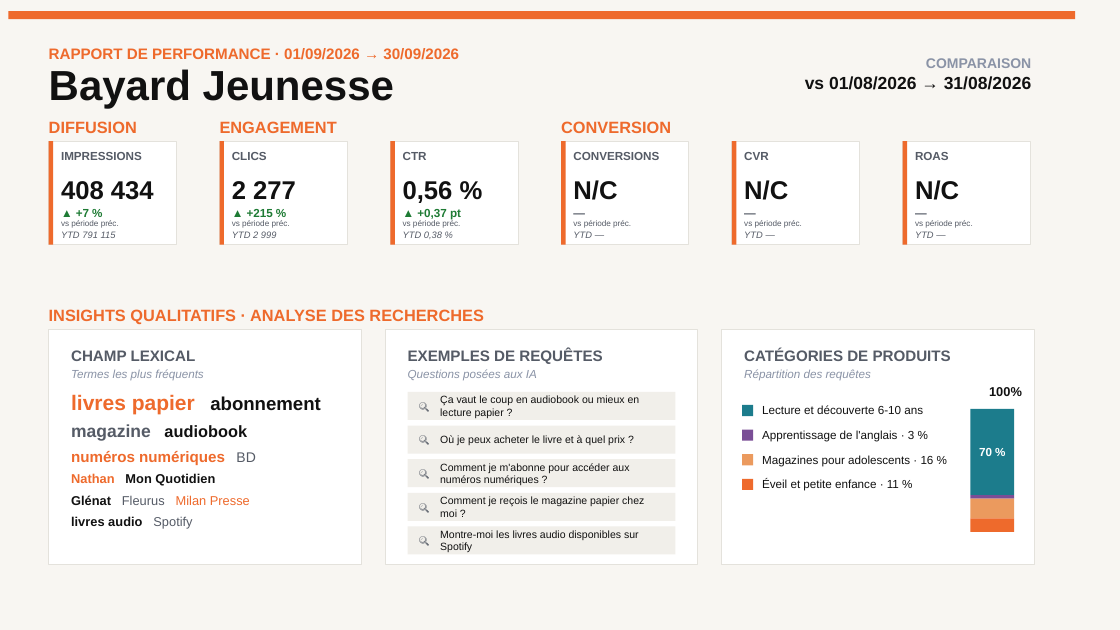
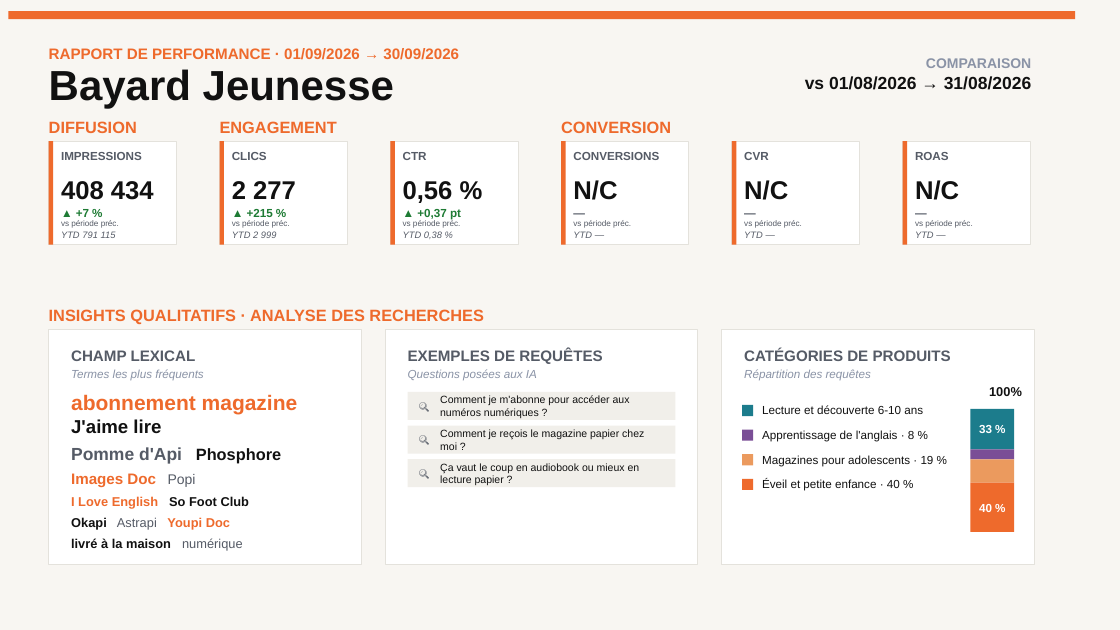
Before and after one commit to stephanemonmarson-creator/Lemrock, a slide deck: slide 7 of rapports/septembre/121026_Customer Success_Septembre 26.pptx. Drawn at 1120x630 pixels with LibreOffice and Linux fonts; fonts in the diff are those of the drawing. Boxes give left, top, right and bottom in pixels: in the first picture for what was removed or moved away, otherwise in the second. Text is boxed around its words. In the diff, an @@ line names an element or a change of style, - is before the commit and + after.

```diff
--- a/rapports/septembre/121026_Customer Success_Septembre 26.pptx
+++ b/rapports/septembre/121026_Customer Success_Septembre 26.pptx
@@ text at (x1=71, y1=394, x2=298, y2=551): text changed @@
-livres papier abonnement
-magazine audiobook
-numéros numériques BD
-Nathan Mon Quotidien
-Glénat Fleurus Milan Presse
-livres audio Spotify
+abonnement magazine J'aime lire
+Pomme d'Api Phosphore
+Images Doc Popi
+I Love English So Foot Club
+Okapi Astrapi Youpi Doc
+livré à la maison numérique
@@ text "Comment je m'abonne pour accéder ..." moved from (x1=440, y1=463, x2=630, y2=485) to (x1=440, y1=395, x2=630, y2=418) @@
@@ rectangle resized from (x1=970, y1=409, x2=1014, y2=496) to (x1=970, y1=409, x2=1014, y2=450) @@
@@ text "Comment je reçois le magazine ..." moved from (x1=440, y1=496, x2=644, y2=517) to (x1=440, y1=429, x2=644, y2=450) @@
@@ text removed at (x1=440, y1=435, x2=625, y2=445) @@
-Où je peux acheter le livre et à quel prix ?
@@ text at (x1=762, y1=430, x2=914, y2=442): text changed @@
-Apprentissage de l'anglais · 3 %
+Apprentissage de l'anglais · 8 %
@@ text removed at (x1=979, y1=448, x2=992, y2=456) @@
-70 %
@@ text added at (x1=979, y1=425, x2=992, y2=433), 10 pt, text #FFFFFF, bold @@
+33 %
@@ text "Ça vaut le coup en ..." moved from (x1=440, y1=395, x2=640, y2=418) to (x1=440, y1=463, x2=640, y2=485) @@
@@ text at (x1=762, y1=479, x2=900, y2=491): text changed @@
-Éveil et petite enfance · 11 %
+Éveil et petite enfance · 40 %
@@ rectangle resized from (x1=970, y1=499, x2=1014, y2=518) to (x1=970, y1=460, x2=1014, y2=483) @@
@@ rectangle resized from (x1=970, y1=495, x2=1014, y2=498) to (x1=970, y1=450, x2=1014, y2=460) @@
@@ rectangle removed at (x1=408, y1=493, x2=676, y2=521) @@
@@ text removed at (x1=419, y1=493, x2=436, y2=521) @@
-🔍
@@ rectangle resized from (x1=970, y1=518, x2=1014, y2=532) to (x1=970, y1=483, x2=1014, y2=533) @@
@@ text added at (x1=979, y1=504, x2=992, y2=512), 10 pt, text #FFFFFF, bold @@
+40 %
@@ rectangle removed at (x1=408, y1=527, x2=676, y2=555) @@
@@ text removed at (x1=419, y1=527, x2=436, y2=555) @@
-🔍
@@ text removed at (x1=440, y1=530, x2=639, y2=552) @@
-Montre-moi les livres audio disponibles sur Spotify
```
Also in this commit, not shown: 1 other slide changed, 3 other files.
